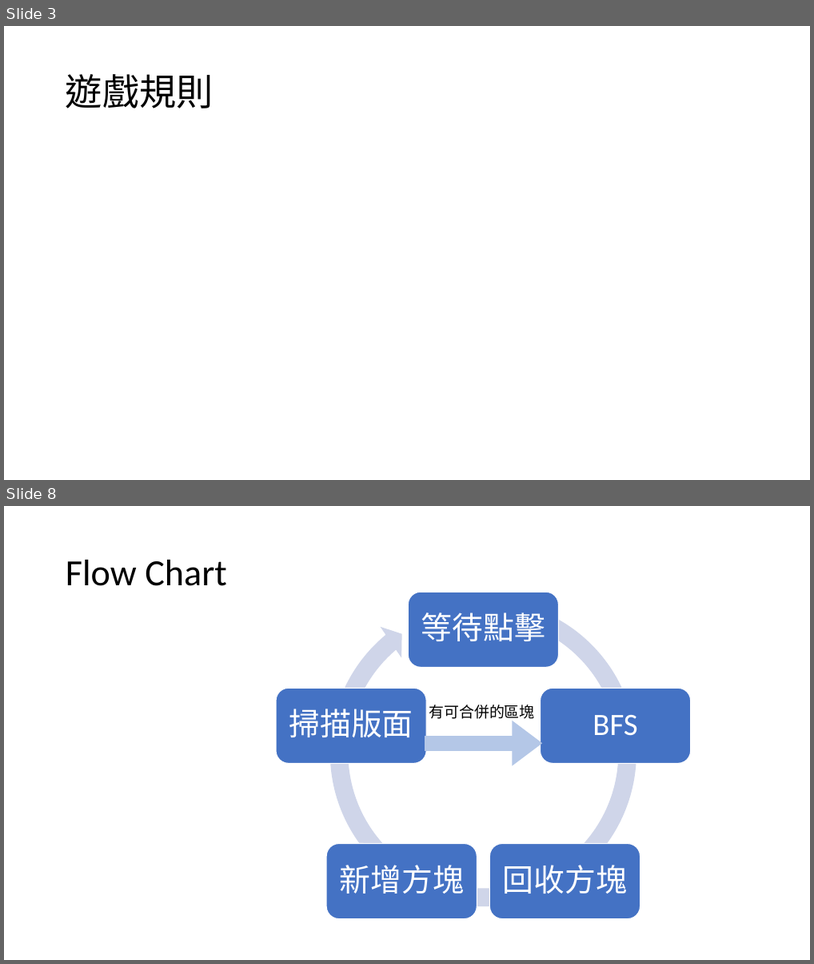
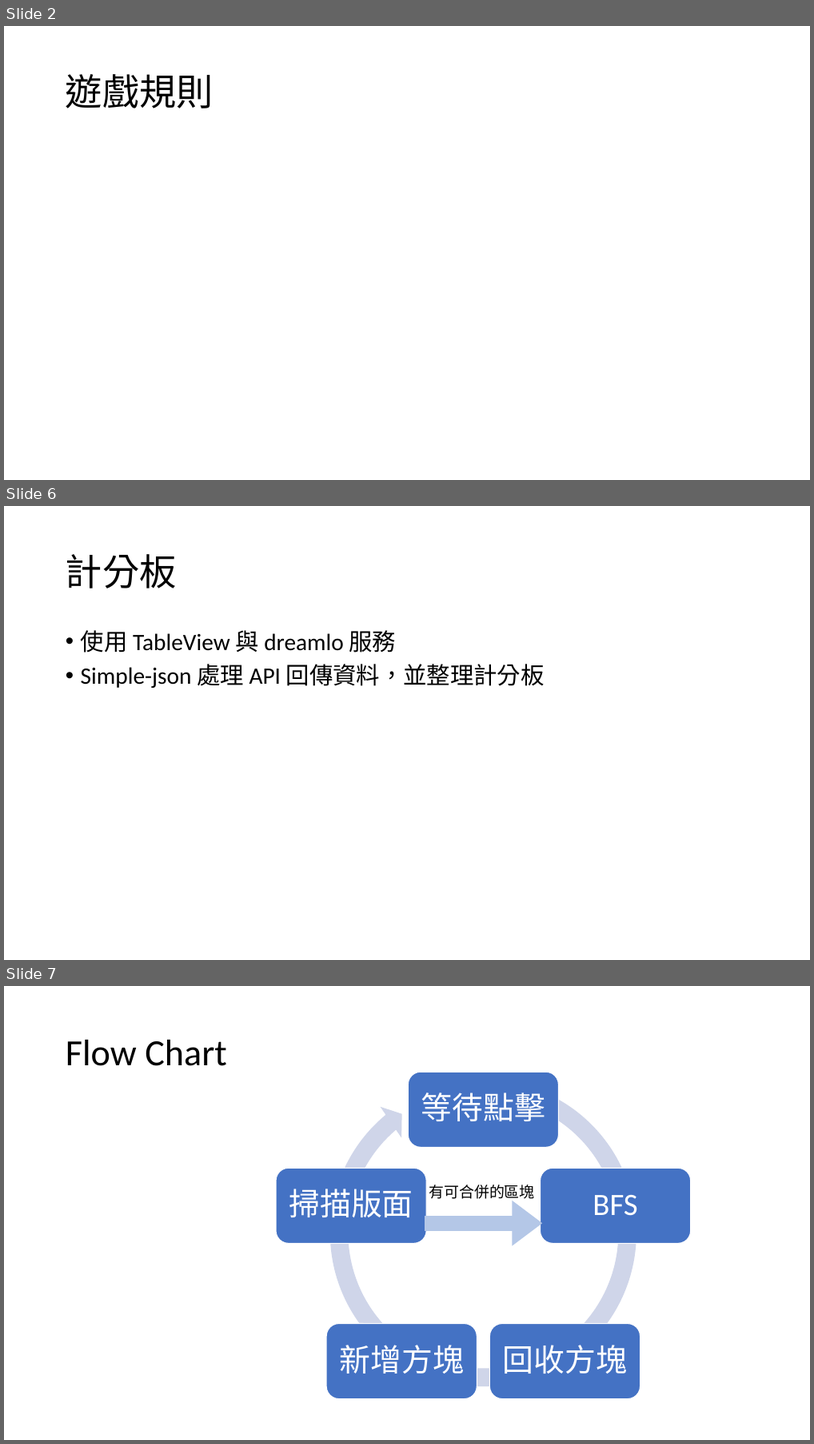
Before and after one commit to qiaoyi213/TapMePlusOne, a slide deck: Presentation.pptx. Shown one above the other, each under a label of ours: slides 3 and 8 before the commit, slides 2, 6 and 7 after it; the slides between them are not shown. The pictures are 814x964 and 814x1444 pixels, drawn with LibreOffice and Linux fonts; fonts in the diff are those of the drawing. Boxes give left, top, right and bottom in pixels: in the first picture for what was removed or moved away, otherwise in the second. Text is boxed around its words. In the diff, an @@ line names an element or a change of style, - is before the commit and + after.

```diff
--- a/Presentation.pptx
+++ b/Presentation.pptx
@@ slide 6 added at box(4, 506, 810, 960), background #FFFFFF @@
@@ title added at box(66, 554, 177, 588), 44 pt, text #000000 @@
+計分板
@@ text added at box(81, 630, 545, 688), 28 pt, text #000000 @@
+• 使用 TableView 與 dreamlo 服務
+• Simple-json 處理 API 回傳資料，並整理計分板
@@ what was slide 3 is now slide 2 @@
@@ what was slide 8 is now slide 7 @@
```
Also in this commit, not shown: 1 slide changed, 3 slides removed, 2 other files.
